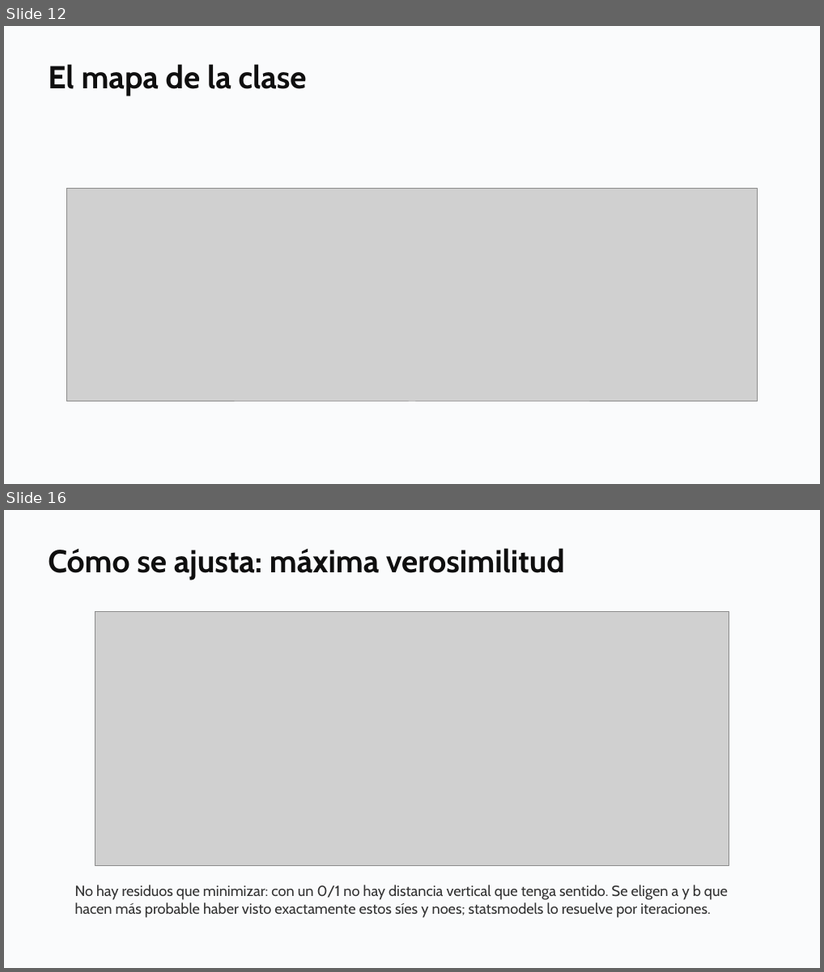
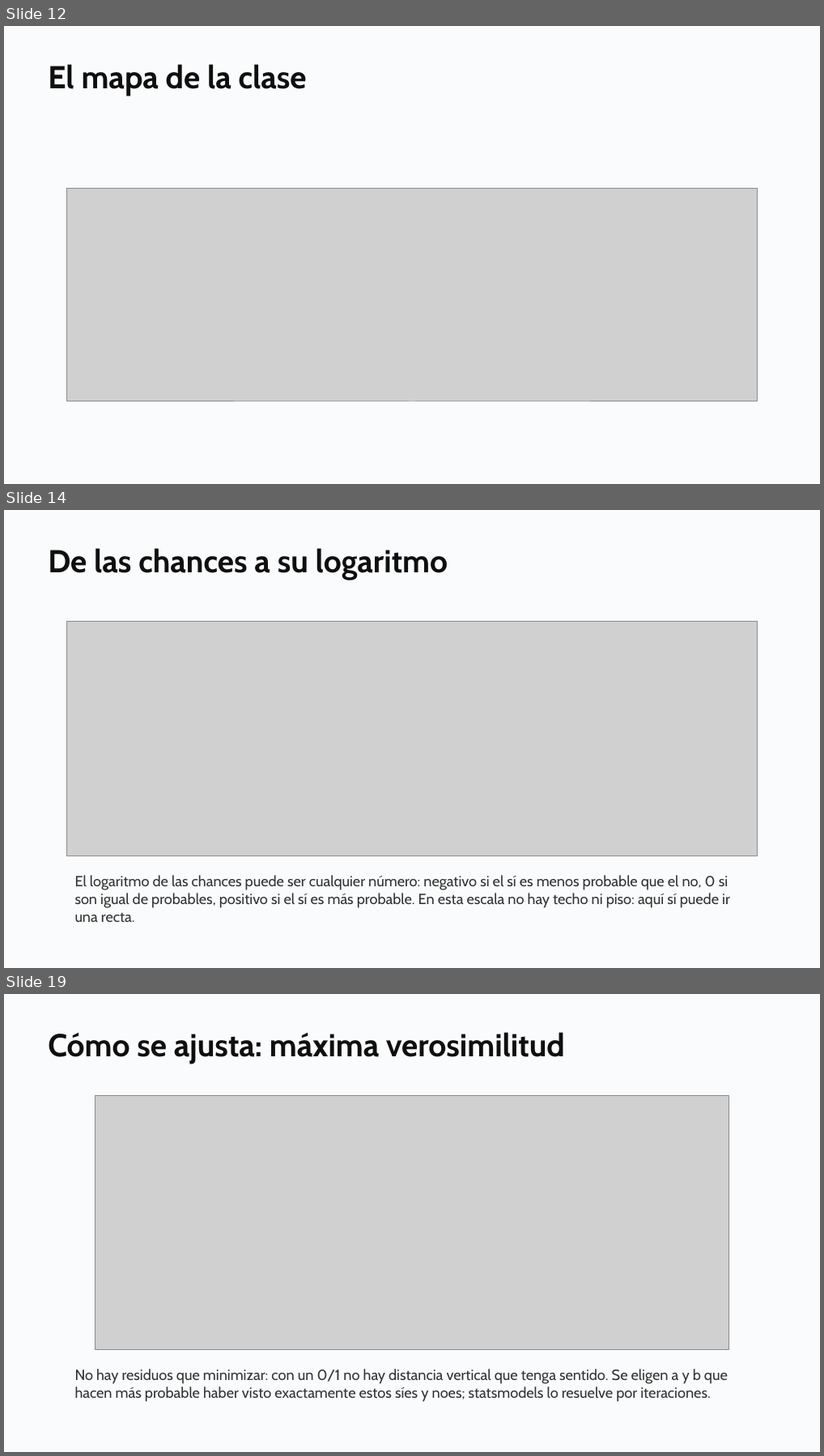
Before and after one commit to daniopitz/diplomado-cdd, a slide deck: presentaciones/clase06_regresion_logistica.pptx. Shown one above the other, each under a label of ours: slides 12 and 16 before the commit, slides 12, 14 and 19 after it; the slides between them are not shown. The pictures are 824x972 and 824x1456 pixels, drawn with LibreOffice and Linux fonts; fonts in the diff are those of the drawing; grey boxes stand for pictures. Boxes give left, top, right and bottom in pixels: in the first picture for what was removed or moved away, otherwise in the second. Text is boxed around its words. In the diff, an @@ line names an element or a change of style, - is before the commit and + after.

```diff
--- a/presentaciones/clase06_regresion_logistica.pptx
+++ b/presentaciones/clase06_regresion_logistica.pptx
@@ slide 14 added at <box>4,510,820,968</box>, background #FFFFFF @@
@@ rectangle added at <box>4,510,820,968</box>, fill #FAFBFC @@
@@ text added at <box>48,548,448,580</box>, 28 pt, text #0F0F0F, bold @@
+De las chances a su logaritmo
@@ picture added at <box>66,621,757,856</box> @@
@@ text added at <box>75,875,731,922</box>, 13 pt, text #333333 @@
+El logaritmo de las chances puede ser cualquier número: negativo si el sí es menos probable que el no, 0 si son igual de probables, positivo si el sí es más probable. En esta escala no hay techo ni piso: aquí sí puede ir una recta.
@@ what was slide 16 is now slide 19 @@
```
Also in this commit, not shown: 2 slides changed, 2 other slides added, 5 other files.
